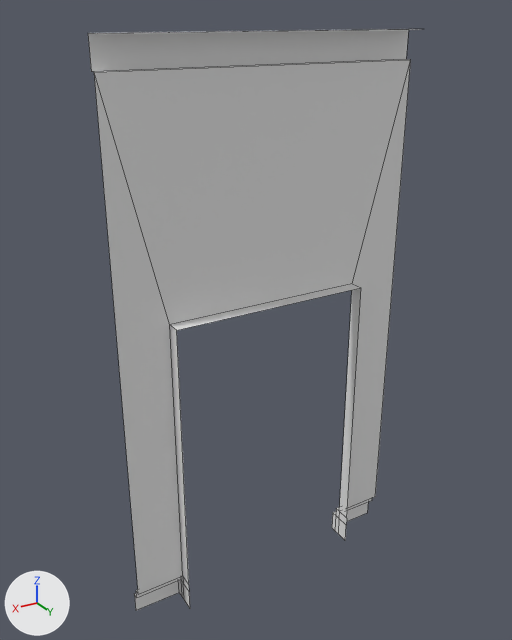
The FBX model CaptainObvious/Assets/Models/Wall_DoorWay.FBX as it was, and as the next commit left it.
The view is the same before and after, from a 50 mm lens placed at (1.48, 4.43, 4.63), pointed at (-1.19, 0.0, 2.41). The axes (+X, +Y, +Z) are drawn at lower left. The lights are the same throughout. Mesh edges are drawn as thin lines. Where no turn or scale is listed for an object, it has been applied to the vertices.

The older version as bpy lines, for what is in view:
```python
me_mesh = bpy.data.meshes.new('Mesh')
me_mesh.from_pydata(...)  # 44 vertices, 27 faces; spans x -2.5..0.0, y 0.0..0.22, z 0.0..4.54
ob_wall_doorsegment_5u = bpy.data.objects.new('Wall_DoorSegment_5u', me_mesh)
ob_wall_doorsegment_5u.location = (0.0, 0.0, 0.0)
```
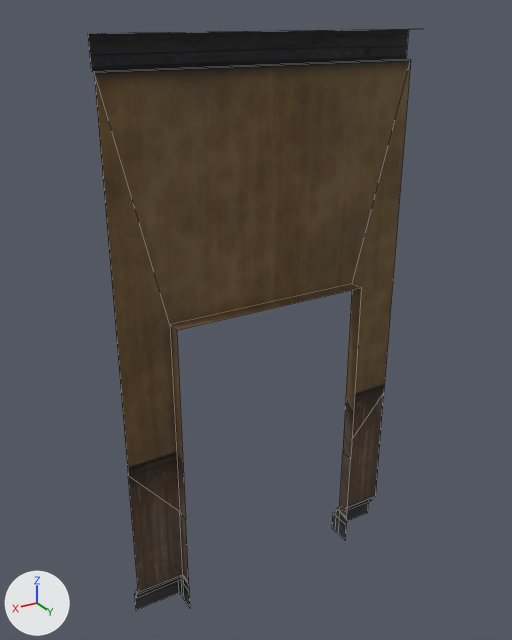
Diff of the bpy script that builds the scene:
```diff
--- a/CaptainObvious/Assets/Models/Wall_DoorWay.FBX.py
+++ b/CaptainObvious/Assets/Models/Wall_DoorWay.FBX.py
@@ img_walldiffuse_psd @@
+img_walldiffuse_psd = load_image('WallDiffuse.psd', '../Textures/WallDiffuse.jpg', 2048, 2048, 'sRGB')
@@ mat_material__70 @@
+mat_material__70 = principled_material('Material #70')
+mat_material__70.texture = img_walldiffuse_psd
+mat_material__70.roughness = 0.859
@@ me_mesh @@
 # used by ob_wall_doorsegment_5u; location = (0.0, 0.0, 0.0)
-me_mesh.from_pydata(...)  # 44 vertices, 27 faces; spans x -2.5..0.0, y 0.0..0.22, z 0.0..4.54
+me_mesh.from_pydata(...)  # 56 vertices, 35 faces; spans x -2.5..0.0, y 0.0..0.22, z 0.0..4.54
+# me_mesh part 1
+# 4 faces are deleted
+# 1 vertex moves from x -2.06, y 0.22, z 0.27 to x -2.06, y 0.22, z 0.25
+# 12 vertices are added at x -2.5..0.0, y 0.1..0.22, z 0.28..1.43
+# 12 new faces join them
+# me_mesh part 2: 23 faces spanning x -2.5..0.0, y 0.0..0.22, z 0.0..4.54 switch from no material to mat_material__70 (picture img_walldiffuse_psd)
```

Where the change shows, as pixel boxes (x1, y1, x2, y2) in the pictures (512 x 640 px):
part 1 of me_mesh, built on: (94, 60, 411, 594) in both
part 2 of me_mesh, recoloured (grey to brown): (88, 29, 421, 611) in both
